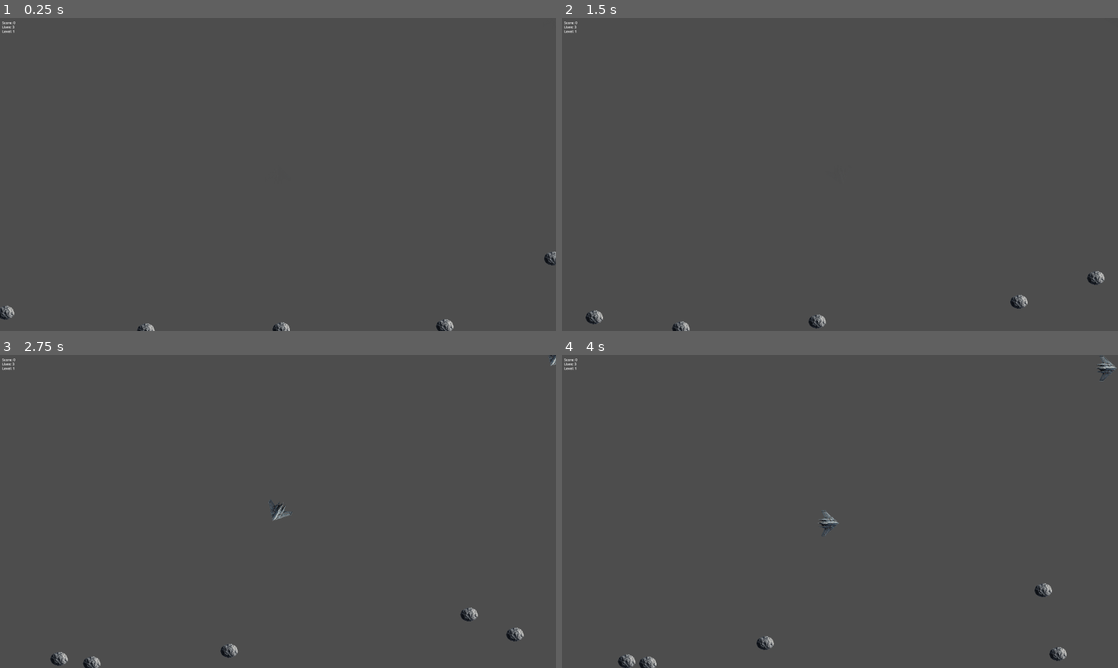
Above: before the commit, frames 1-4 (two rows, left to right).
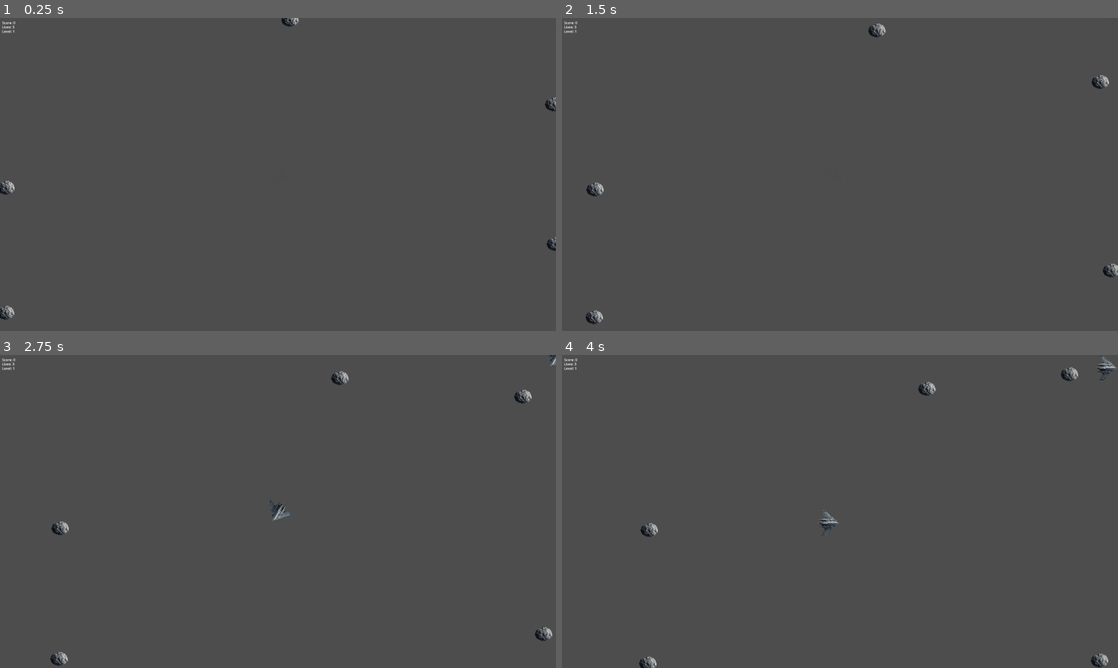
Above: after the commit, the same moments.

Repository: Soren8/space-shooter
Game: Godot game, scene res://main.tscn
The game is run twice, just before and just after one commit, with the same random seed, the same clock (stepped at 60 frames per second) and the same inputs.
Inputs:
- Up to frame 1 (0.25 s): no input
- Up to frame 2 (1.5 s): hold Right (ui_right) 0.53-1.28 s; tap Space (ui_select) at 0.77 s; hold Left (ui_left) from 1.28 s (still down)
- Up to frame 3 (2.75 s): tap Space (ui_select) at 1.52 s; release Left (ui_left) at 2.03 s; hold Right (ui_right) from 2.03 s (still down)
- Up to frame 4 (4 s): release Right (ui_right) at 2.78 s; hold Up (ui_up) 2.78-3.53 s; tap Space (ui_select) at 3.02, 3.77 s; hold Left (ui_left) from 3.53 s (still down)

The runs differ from the first frame. In frame 1, 0.5% of the frame differs, in the area x 0-100%, y 0-100%; in frame 2, 0.6%; in frame 3, 0.7%; in frame 4, 0.7%, in the area x 10-99%, y 4-100%.

Commit message:
Update main.gd

Diff:
--- a/main.gd
+++ b/main.gd
@@ -1,21 +1,23 @@
+# main.gd
 extends Node2D
 
-# Variables
+# ---- Variables ----
 var score: int = 0
 var level: int = 1
 var lives: int = 3
 
-# Preloads
+# ---- Preloads ----
 @onready var PlayerScene: PackedScene = preload("res://player/player.tscn")
 @onready var BulletScene: PackedScene = preload("res://bullet/bullet.tscn")
 @onready var AsteroidScene: PackedScene = preload("res://asteroid/asteroid.tscn")
 
-# Nodes
+# ---- Nodes ----
 var player_instance: Area2D
 var bullets_node: Node2D
 var asteroids_node: Node2D
 var hud_node: CanvasLayer
 
+# ---- Ready Function ----
 func _ready():
 	# Initialize Nodes
 	bullets_node = get_node("Bullets")
@@ -32,6 +34,7 @@
 	# Spawn Initial Asteroids
 	spawn_asteroids(5)
 
+# ---- Player Shooting Bullet ----
 func _on_Player_shoot_bullet(position: Vector2, rotation: float):
 	var bullet = BulletScene.instantiate()
 	bullets_node.add_child(bullet)
@@ -40,6 +43,7 @@
 	bullet.velocity = Vector2.UP.rotated(rotation) * bullet.SPEED
 	bullet.connect("body_entered", Callable(self, "_on_Bullet_body_entered"))
 
+# ---- Spawn Asteroids Function ----
 func spawn_asteroids(num: int):
 	var screen_size = get_viewport().size
 	for i in range(num):
@@ -50,46 +54,61 @@
 		var edge = randi() % 4
 		match edge:
 			0:
-				asteroid.position = Vector2(0, randf() * screen_size.y)
+				asteroid.position = Vector2(0, randf() * screen_size.y)  # Left edge
 			1:
-				asteroid.position = Vector2(screen_size.x, randf() * screen_size.y)
+				asteroid.position = Vector2(screen_size.x, randf() * screen_size.y)  # Right edge
 			2:
-				asteroid.position = Vector2(randf() * screen_size.x, 0)
+				asteroid.position = Vector2(randf() * screen_size.x, 0)  # Top edge
 			3:
-				asteroid.position = Vector2(randf() * screen_size.x, screen_size.y)
+				asteroid.position = Vector2(randf() * screen_size.x, screen_size.y)  # Bottom edge
 
 		# Random movement direction
 		var angle = randf() * PI * 2
 		asteroid.velocity = Vector2(cos(angle), sin(angle)) * asteroid.speed
+
+		# Set asteroid size randomly between 0.2 and 1.0
+		var asteroid_size = randf_range(0.2, 1.0)
+		asteroid.set_size(asteroid_size)
+
+		# Connect asteroid to collision signal
 		asteroid.connect("body_entered", Callable(self, "_on_Asteroid_body_entered"))
 
+# ---- Process Function ----
 func _process(delta: float):
 	# Update HUD
 	hud_node.get_node("ScoreLabel").text = "Score: %d" % score
 	hud_node.get_node("LivesLabel").text = "Lives: %d" % lives
 	hud_node.get_node("LevelLabel").text = "Level: %d" % level
 
+# ---- Bullet Collision Handling ----
 func _on_Bullet_body_entered(body: Node):
 	if body.is_in_group("Asteroid"):
 		body.queue_free()
 		asteroid_hit(body)
 
+# ---- Asteroid Hit Handling ----
 func asteroid_hit(asteroid: Node):
-	score += 10 * asteroid.size
-	var size = asteroid.size - 1
-	if size > 0:
-		# Split into two smaller asteroids
-		for i in range(2):
-			var new_asteroid = AsteroidScene.instantiate()
-			asteroids_node.add_child(new_asteroid)
-			new_asteroid.position = asteroid.position
-			new_asteroid.set_size(size)
-			var angle = randf() * PI * 2
-			new_asteroid.velocity = Vector2(cos(angle), sin(angle)) * new_asteroid.speed
-			new_asteroid.connect("body_entered", Callable(self, "_on_Asteroid_body_entered"))
+	# Ensure asteroid has a 'size' property
+	if asteroid.has("size"):
+		score += 10 * asteroid.size
+		var new_size = asteroid.size - 1
+		if new_size > 0:
+			# Split into two smaller asteroids
+			for i in range(2):
+				var new_asteroid = AsteroidScene.instantiate()
+				asteroids_node.add_child(new_asteroid)
+				new_asteroid.position = asteroid.position
+				new_asteroid.set_size(new_size)
+				var angle = randf() * PI * 2
+				new_asteroid.velocity = Vector2(cos(angle), sin(angle)) * new_asteroid.speed
+				new_asteroid.connect("body_entered", Callable(self, "_on_Asteroid_body_entered"))
+	else:
+		push_error("Asteroid does not have a 'size' property.")
+
 	asteroid.queue_free()
 	check_level_complete()
 
+# ---- Player Collision Handling ----
 func _on_Player_body_entered(body: Node):
 	if body.is_in_group("Asteroid") and not player_instance.invincible:
 		lives -= 1
@@ -98,17 +117,19 @@
 		else:
 			player_instance.respawn()
 
+# ---- Check Level Completion ----
 func check_level_complete():
 	if asteroids_node.get_child_count() == 0:
 		level += 1
 		spawn_asteroids(3 + level)
 
+# ---- Game Over Handling ----
 func game_over():
 	get_tree().paused = true
 	var game_over_label = Label.new()
 	game_over_label.text = "GAME OVER\nFinal Score: %d" % score
 
-	# Update alignment properties for Godot 4
+	# Set alignment properties for Godot 4
 	game_over_label.horizontal_alignment = HORIZONTAL_ALIGNMENT_CENTER
 	game_over_label.vertical_alignment = VERTICAL_ALIGNMENT_CENTER
 
@@ -116,5 +137,10 @@
 	game_over_label.rect_position = get_viewport().size / 2
 	game_over_label.rect_pivot_offset = game_over_label.rect_size / 2
 
+	# Customize appearance (optional)
+	# Uncomment and set the correct path to your font if desired
+	# game_over_label.add_font_override("font", load("res://path_to_font.tres"))
+	# game_over_label.set("custom_colors/font_color", Color(1, 0, 0))  # Example: Red font
+
 	# Add the label to the HUD
 	hud_node.add_child(game_over_label)
